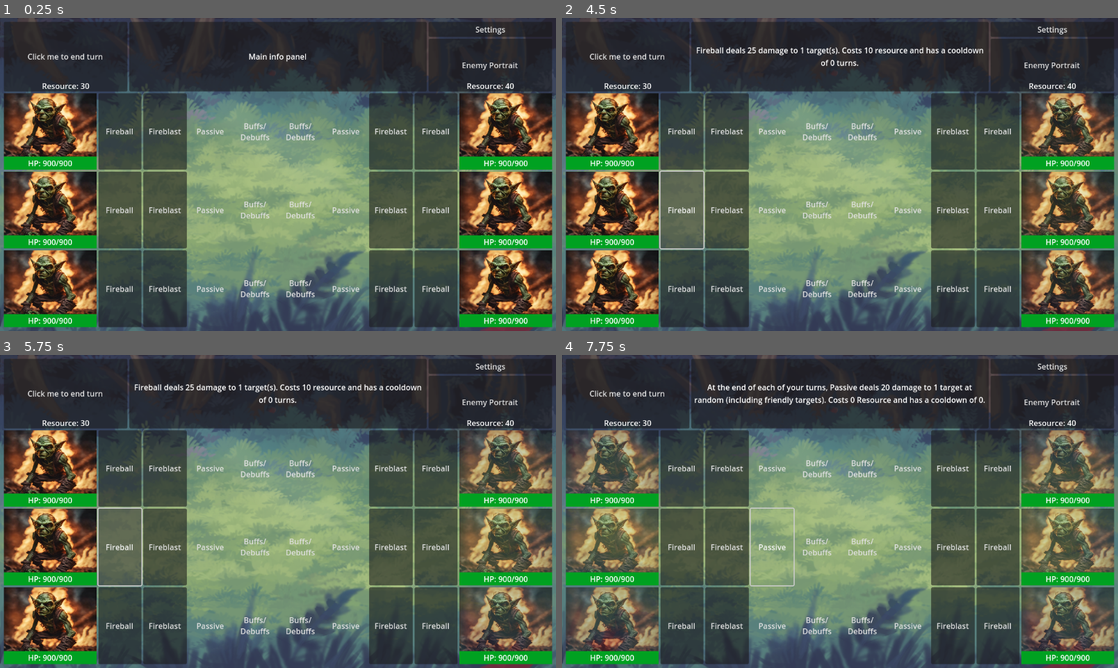
Above: before the commit, frames 1-4 (two rows, left to right).
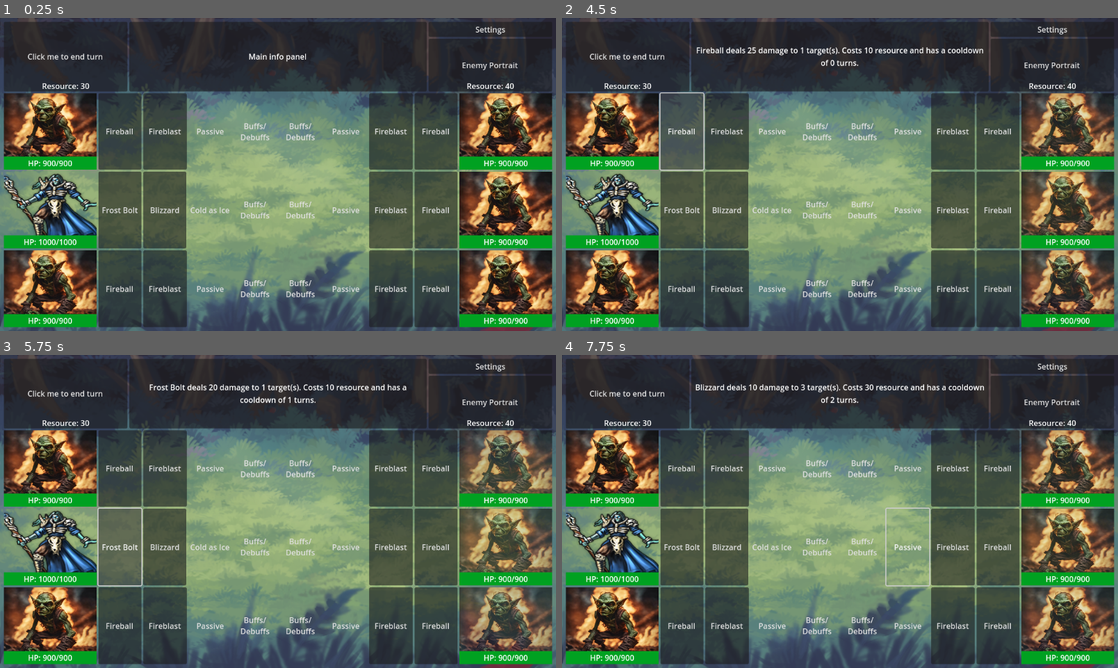
Above: after the commit, the same moments.

Repository: billyquick/arena_game
Game: Godot game, scene res://scenes/battle_level.tscn
The game is run twice, just before and just after one commit, with the same random seed, the same clock (stepped at 60 frames per second) and the same inputs.
Inputs (mouse positions are in pixels of both pictures, inside the frame that each line leads up to):
- Up to frame 1 (0.25 s): no input
- Up to frame 2 (4.5 s): click (612, 130) at 0.5 s; click "Fireball" at 1.25 s; click "Fireblast" at 2 s; click "Passive" at 2.75 s; click (612, 208) at 3.5 s; click "Fireball" at 4.25 s
- Up to frame 3 (5.75 s): click "Fireball" (after the commit: "Frost Bolt") at 5 s
- Up to frame 4 (7.75 s): click "Fireblast" at 5.75 s; click "Fireblast" (after the commit: "Blizzard") at 6.5 s; click "Passive" at 7.25 s

The runs differ from the first frame. In frame 1, 3.6% of the frame differs, in the area x 0-42%, y 49-74%; in frame 2, 3.9%; in frame 3, 4.4%; in frame 4, 17%, in the area x 0-100%, y 9-95%.

Commit message:
Frost Mage created
initial frost mage implementation

Diff:
--- a/Resources/team_manager.gd
+++ b/Resources/team_manager.gd
@@ -7,6 +7,7 @@
 var opponentTeam: Array
 
 const Goblin = preload("res://characters/goblin/goblin.tres")
+const FrostMage = preload("res://characters/frost_mage/frost_mage.tres")
 
 func _init():
 	playerTeam = []
@@ -20,7 +21,7 @@
 
 func setupTeams():
 	var playerCharacter1 = Character.new(Goblin)
-	var playerCharacter2 = Character.new(Goblin)
+	var playerCharacter2 = Character.new(FrostMage)
 	var playerCharacter3 = Character.new(Goblin)
 	var enemyCharacter1 = Character.new(Goblin)
 	var enemyCharacter2 = Character.new(Goblin)
--- a/battle.gd
+++ b/battle.gd
@@ -66,8 +66,7 @@
 	if playerResource.consumeResource(selectedAbility.cost):
 		target.health -= selectedAbility.damage
 		updateHealth(healthbar, target) # TO DO
-		print(character.name, " used ", selectedAbility.name, " on ", target.name)
-		print(target.name, "'s health is now ", target.health)
+		print(character.name, " used ", selectedAbility.name, " on ", target.name, ". ", target.name, "'s health is now ", target.health)
 		activeCharacter = null
 		activeAbility = null
 		updateResource()
@@ -80,7 +79,6 @@
 # Determine what information to show in the Info Panel
 func displayInfo(target):
 	$MarginContainer/VBoxContainer/MarginContainer/HBoxContainer/MainInfoPanel/Label.text = target.description % [target.name, target.damage, target.targets, target.cost, target.cooldown]
-	pass
 
 # Update health bars as the game begins
 func updateHealth(health_bar, Character):
--- /dev/null
+++ b/characters/frost_mage/blizzard.tres
@@ -0,0 +1,18 @@
+[gd_resource type="Resource" script_class="CharacterAbilities" load_steps=2 format=3 uid="uid://ce3khetn4fe4d"]
+
+[ext_resource type="Script" path="res://character_abilities.gd" id="1_clxue"]
+
+[resource]
+script = ExtResource("1_clxue")
+name = "Blizzard"
+description = "%s deals %d damage to %d target(s). Costs %d resource and has a cooldown of %d turns."
+cost = 30
+targets = 3
+cooldown = 2
+damage = 10
+attack_hits = 1
+targets_friendly = false
+targets_enemy = true
+is_passive = false
+is_useable = true
+applies_buff = true
--- /dev/null
+++ b/characters/frost_mage/cold_as_ice_passive.tres
@@ -0,0 +1,18 @@
+[gd_resource type="Resource" script_class="CharacterAbilities" load_steps=2 format=3 uid="uid://di35dps1q34xr"]
+
+[ext_resource type="Script" path="res://character_abilities.gd" id="1_vbnds"]
+
+[resource]
+script = ExtResource("1_vbnds")
+name = "Cold as Ice"
+description = "%s deals %d damage to %d target(s). Costs %d resource and has a cooldown of %d turns."
+cost = 0
+targets = 0
+cooldown = 0
+damage = 0
+attack_hits = 0
+targets_friendly = false
+targets_enemy = true
+is_passive = true
+is_useable = true
+applies_buff = false
--- /dev/null
+++ b/characters/frost_mage/frost_bolt.tres
@@ -0,0 +1,18 @@
+[gd_resource type="Resource" script_class="CharacterAbilities" load_steps=2 format=3 uid="uid://dctdx40nl8jhd"]
+
+[ext_resource type="Script" path="res://character_abilities.gd" id="1_dkbbw"]
+
+[resource]
+script = ExtResource("1_dkbbw")
+name = "Frost Bolt"
+description = "%s deals %d damage to %d target(s). Costs %d resource and has a cooldown of %d turns."
+cost = 10
+targets = 1
+cooldown = 1
+damage = 20
+attack_hits = 1
+targets_friendly = false
+targets_enemy = true
+is_passive = false
+is_useable = true
+applies_buff = true
--- /dev/null
+++ b/characters/frost_mage/frost_mage.tres
@@ -0,0 +1,17 @@
+[gd_resource type="Resource" script_class="CharacterStats" load_steps=6 format=3 uid="uid://cnjcmxkud1ir7"]
+
+[ext_resource type="Resource" uid="uid://dctdx40nl8jhd" path="res://characters/frost_mage/frost_bolt.tres" id="1_c16px"]
+[ext_resource type="Script" path="res://character_stats.gd" id="1_xpyu0"]
+[ext_resource type="Resource" uid="uid://ce3khetn4fe4d" path="res://characters/frost_mage/blizzard.tres" id="2_gk4s0"]
+[ext_resource type="Resource" uid="uid://di35dps1q34xr" path="res://characters/frost_mage/cold_as_ice_passive.tres" id="3_xbr4b"]
+[ext_resource type="Texture2D" uid="uid://b3xodcurh3jnu" path="res://characters/frost_mage/frost_mage.png" id="4_cv068"]
+
+[resource]
+script = ExtResource("1_xpyu0")
+name = "Frost Mage"
+max_health = 1000
+health = 1000
+abilities = [ExtResource("1_c16px"), ExtResource("2_gk4s0"), ExtResource("3_xbr4b")]
+buffs = []
+debuffs = []
+portrait = ExtResource("4_cv068")
--- a/scenes/battle_level.tscn
+++ b/scenes/battle_level.tscn
@@ -28,6 +28,21 @@
 "transitions": PackedFloat32Array(1),
 "update": 0,
 "values": [Color(1, 1, 1, 1)]
+}
+
+[sub_resource type="Animation" id="Animation_dkd0e"]
+resource_name = "low_resource"
+tracks/0/type = "value"
+tracks/0/imported = false
+tracks/0/enabled = true
+tracks/0/path = NodePath(".:self_modulate")
+tracks/0/interp = 1
+tracks/0/loop_wrap = true
+tracks/0/keys = {
+"times": PackedFloat32Array(0, 0.2, 0.4, 0.6, 0.8),
+"transitions": PackedFloat32Array(1, 1, 1, 1, 1),
+"update": 0,
+"values": [Color(1, 1, 1, 1), Color(1, 0, 0, 1), Color(1, 1, 1, 1), Color(1, 0, 0, 1), Color(1, 1, 1, 1)]
 }
 
 [sub_resource type="Animation" id="Animation_r563b"]
@@ -57,21 +72,6 @@
 "transitions": PackedFloat32Array(1, 1, 1, 1),
 "update": 0,
 "values": [Color(1, 1, 1, 1), Color(1, 1, 1, 0.494118), Color(1, 1, 1, 1), Color(1, 1, 1, 0.478431)]
-}
-
-[sub_resource type="Animation" id="Animation_dkd0e"]
-resource_name = "low_resource"
-tracks/0/type = "value"
-tracks/0/imported = false
-tracks/0/enabled = true
-tracks/0/path = NodePath(".:self_modulate")
-tracks/0/interp = 1
-tracks/0/loop_wrap = true
-tracks/0/keys = {
-"times": PackedFloat32Array(0, 0.2, 0.4, 0.6, 0.8),
-"transitions": PackedFloat32Array(1, 1, 1, 1, 1),
-"update": 0,
-"values": [Color(1, 1, 1, 1), Color(1, 0, 0, 1), Color(1, 1, 1, 1), Color(1, 0, 0, 1), Color(1, 1, 1, 1)]
 }
 
 [sub_resource type="AnimationLibrary" id="AnimationLibrary_t2ysc"]
Binary file added: characters/frost_mage/frost_mage.png
Not shown, added: characters/frost_mage/frost_mage.png.import
